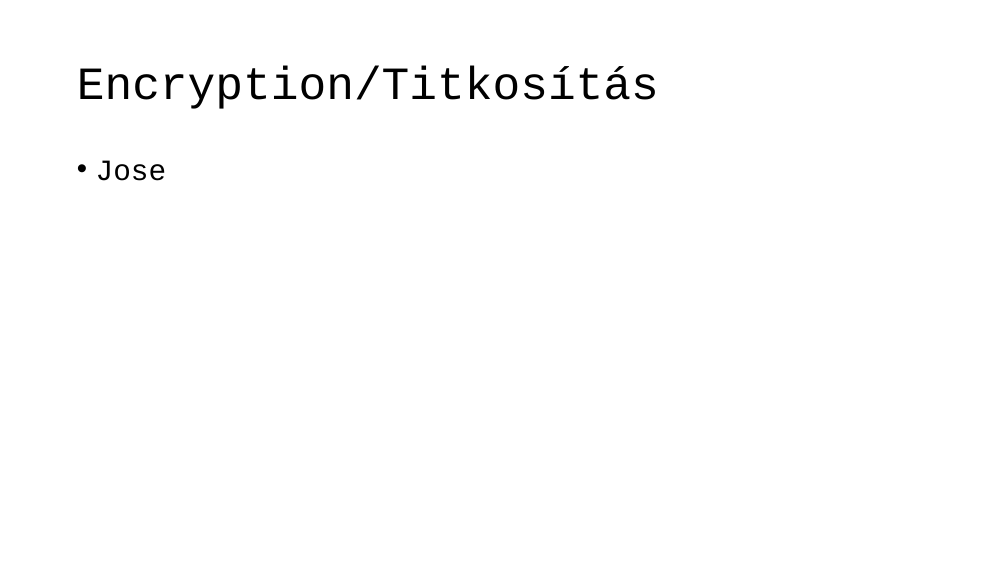
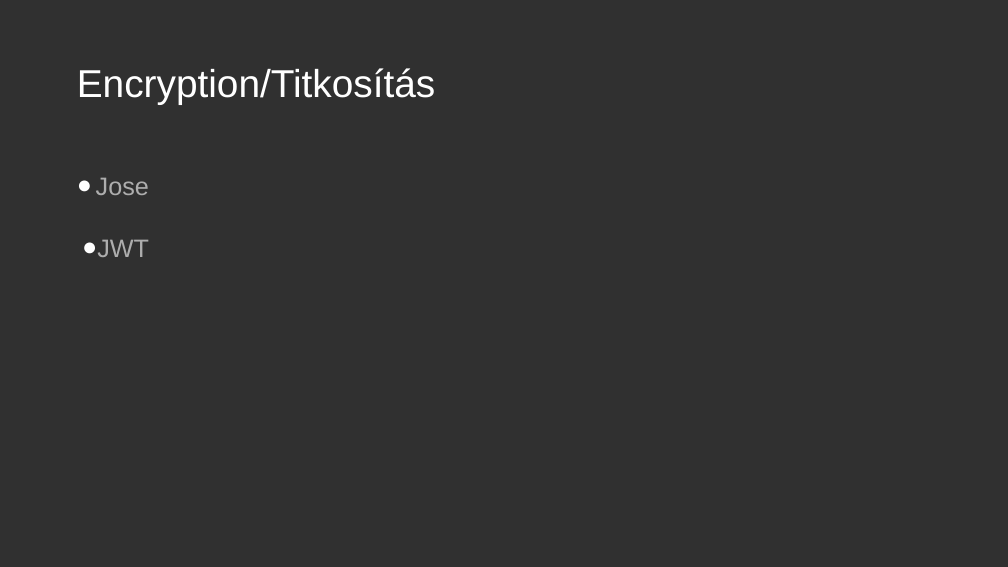
Before and after one commit to BencsikAttila/message-app, a slide deck: slide 8 of docs/Message-App.pptx. Drawn at 1008x567 pixels with LibreOffice and Linux fonts; fonts in the diff are those of the drawing. Boxes give left, top, right and bottom in pixels: in the first picture for what was removed or moved away, otherwise in the second. Text is boxed around its words. In the diff, an @@ line names an element or a change of style, - is before the commit and + after.

```diff
--- a/docs/Message-App.pptx
+++ b/docs/Message-App.pptx
@@ background #FFFFFF to #303030 @@
@@ title "Encryption/Titkosítás" at (77,68,436,104): size 44 to 37 pt, font Courier New to Arial, text colour #000000 to #FFFFFF @@
@@ text at (96,177,149,195): size 28 to 24 pt, font Courier New to Arial, text colour #000000 to #ADADAD in "Jose"; bullet • to ●; line spacing 0.9 to 1.5; less space between paragraphs @@
@@ text at (82,239,149,257): paragraph added @@
+● JWT
```
Also in this commit, not shown: 8 other slides changed, 3 slides added, 3 slides removed.
